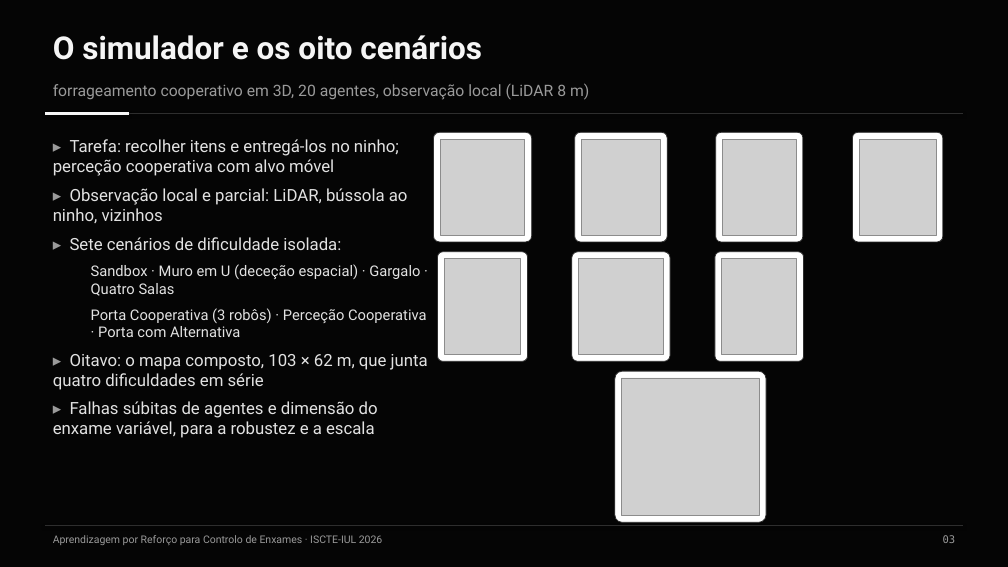
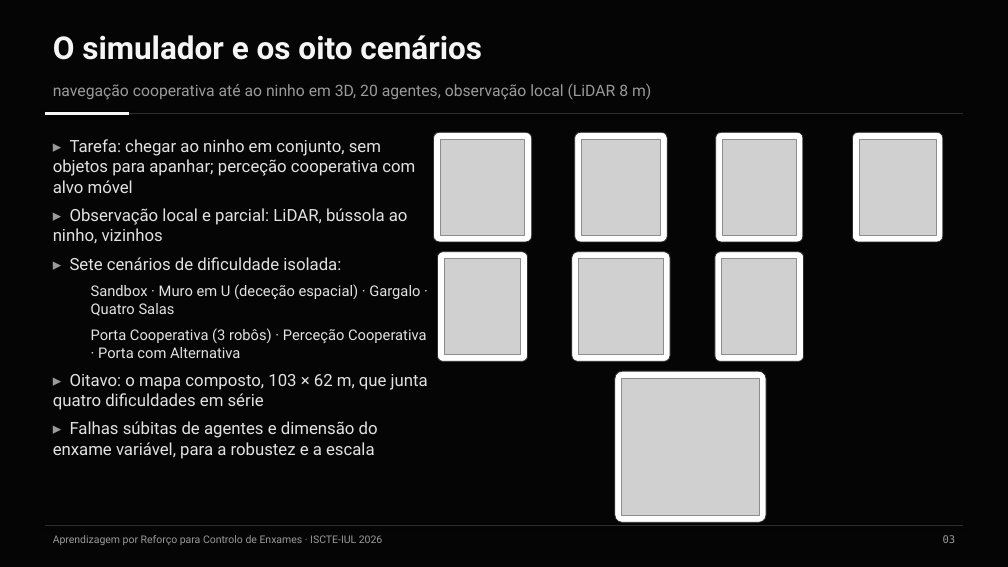
Before and after one commit to Pombo2001/swarm-robotics-tese, a slide deck: slide 4 of Defesa/slides_defesa.pptx. Drawn at 1008x567 pixels with LibreOffice and Linux fonts; fonts in the diff are those of the drawing; grey boxes stand for pictures. Boxes give left, top, right and bottom in pixels: in the first picture for what was removed or moved away, otherwise in the second. Text is boxed around its words. In the diff, an @@ line names an element or a change of style, - is before the commit and + after.

```diff
--- a/Defesa/slides_defesa.pptx
+++ b/Defesa/slides_defesa.pptx
@@ text at (x1=53, y1=83, x2=651, y2=100): text changed @@
-forrageamento cooperativo em 3D, 20 agentes, observação local (LiDAR 8 m)
+navegação cooperativa até ao ninho em 3D, 20 agentes, observação local (LiDAR 8 m)
@@ text at (x1=53, y1=139, x2=415, y2=193): text changed @@
-▸ Tarefa: recolher itens e entregá-los no ninho; perceção cooperativa com alvo móvel
+▸ Tarefa: chegar ao ninho em conjunto, sem objetos para apanhar; perceção cooperativa com alvo móvel
```
Also in this commit, not shown: 10 other slides changed, 41 other files.
